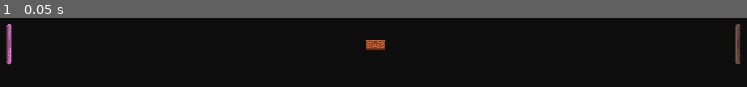
Above: before the commit, frame 1.
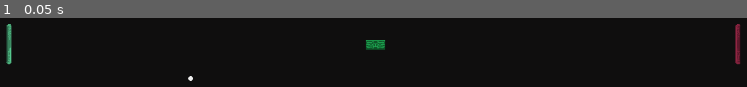
Above: after the commit, the same moment.

Repository: Mdaviet/brick-breaker-pong
Game: Godot game, scene res://Scenes/Level_Scene.tscn
The game is run twice, just before and just after one commit, with the same random seed, the same clock (stepped at 60 frames per second) and the same inputs. The project has no main scene, so this scene is started directly.
Inputs:
- Up to frame 1 (0.05 s): no input

The runs differ from the first frame. In frame 1, 1.2% of the frame differs, in the area x 0-100%, y 8-92%.

Commit message:
Edit default Level_Scene

Diff:
--- a/Scenes/Level_Scene.tscn
+++ b/Scenes/Level_Scene.tscn
@@ -1,8 +1,9 @@
-[gd_scene load_steps=4 format=3 uid="uid://ce8ertfaq6lv8"]
+[gd_scene load_steps=5 format=3 uid="uid://ce8ertfaq6lv8"]
 
 [ext_resource type="Texture2D" uid="uid://cdauffeeo6x15" path="res://Art/Background.png" id="1_ssi4a"]
 [ext_resource type="PackedScene" uid="uid://cxd2h8gidf36u" path="res://Scenes/Paddle_Prefab.tscn" id="2_3isa6"]
 [ext_resource type="PackedScene" uid="uid://cks345hggciab" path="res://Scenes/Block_Prefab.tscn" id="3_uyluv"]
+[ext_resource type="PackedScene" uid="uid://beuuuk8kkb8ay" path="res://Scenes/Ball_Prefab.tscn" id="4_bw5kr"]
 
 [node name="LevelScene" type="Node2D"]
 
@@ -21,3 +22,6 @@
 
 [node name="BlockPrefab" parent="." instance=ExtResource("3_uyluv")]
 position = Vector2(0, 2)
+
+[node name="BallPrefab" parent="." instance=ExtResource("4_bw5kr")]
+position = Vector2(-296, 56)
--- a/Scripts/ColorChange.gd
+++ b/Scripts/ColorChange.gd
@@ -4,4 +4,4 @@
 
 func _ready():
 	parentSprite = get_parent()
-	parentSprite.modulate = Color8(randi_range(30, 255), randi_range(30, 255), randi_range(30, 255), 255)
+	parentSprite.modulate = Color8(randi_range(30, 220), randi_range(30, 220), randi_range(30, 220), 255)
